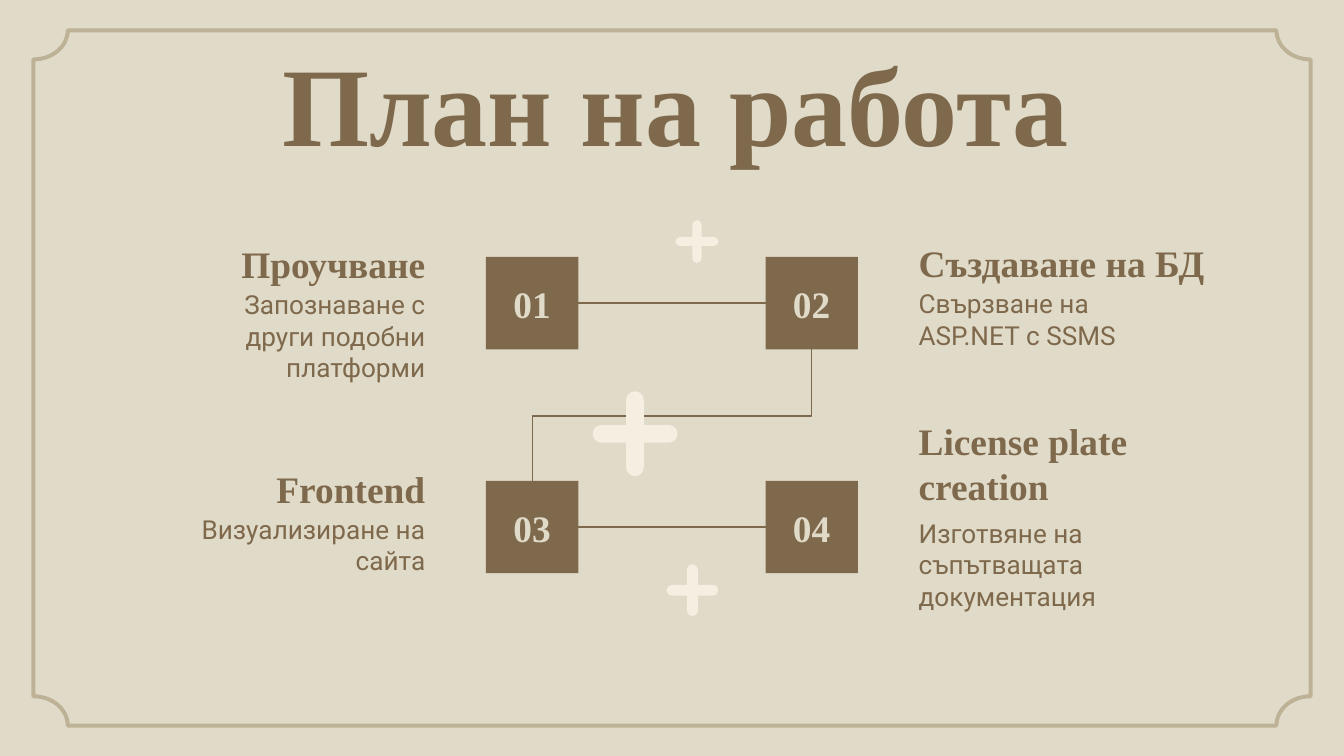
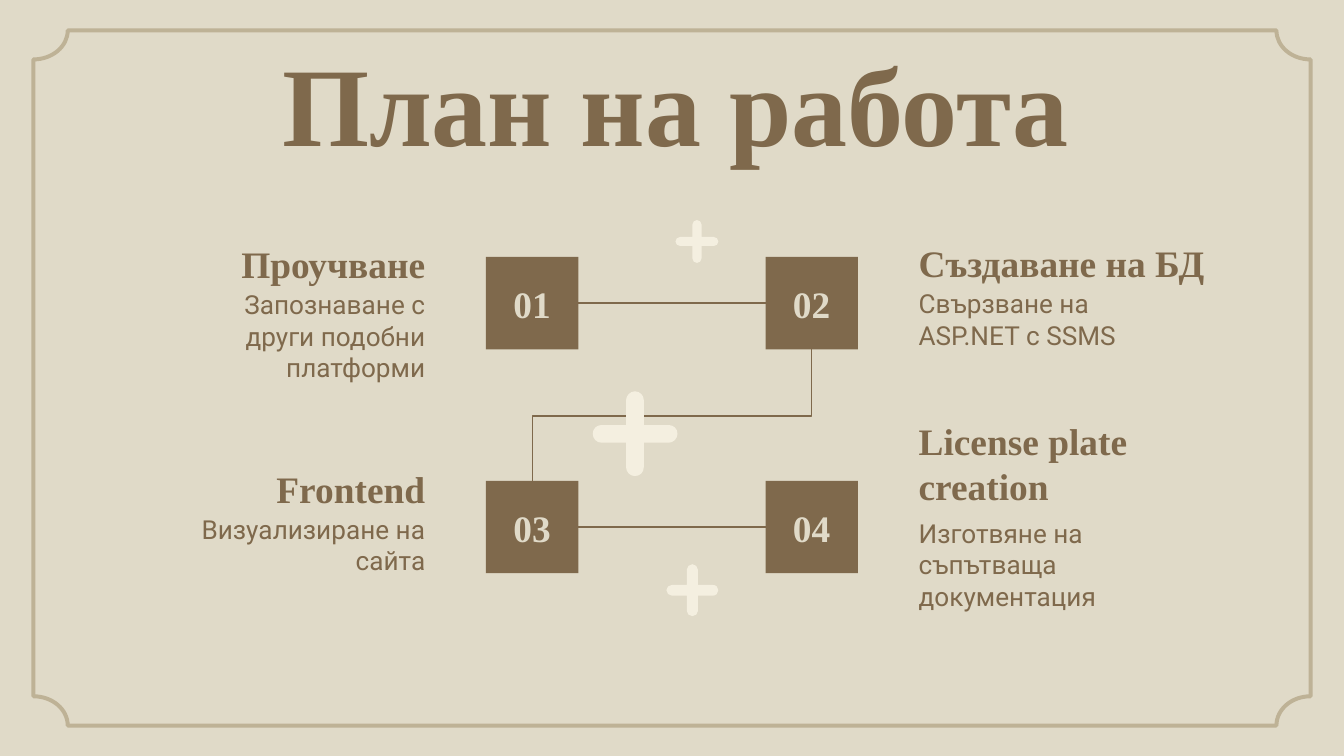
Before and after one commit to Legodatski/BookShop, a slide deck: slide 5 of BookShopSlides.pptx. Drawn at 1344x756 pixels with LibreOffice and Linux fonts; fonts in the diff are those of the drawing; background and template pictures are left out. Boxes give left, top, right and bottom in pixels: in the first picture for what was removed or moved away, otherwise in the second. Text is boxed around its words. In the diff, an @@ line names an element or a change of style, - is before the commit and + after.

```diff
--- a/BookShopSlides.pptx
+++ b/BookShopSlides.pptx
@@ text at [919,524,1096,612]: text changed @@
-Изготвяне на съпътващата документация
+Изготвяне на съпътваща документация
```
Also in this commit, not shown: 4 other slides changed, 9 other files.
